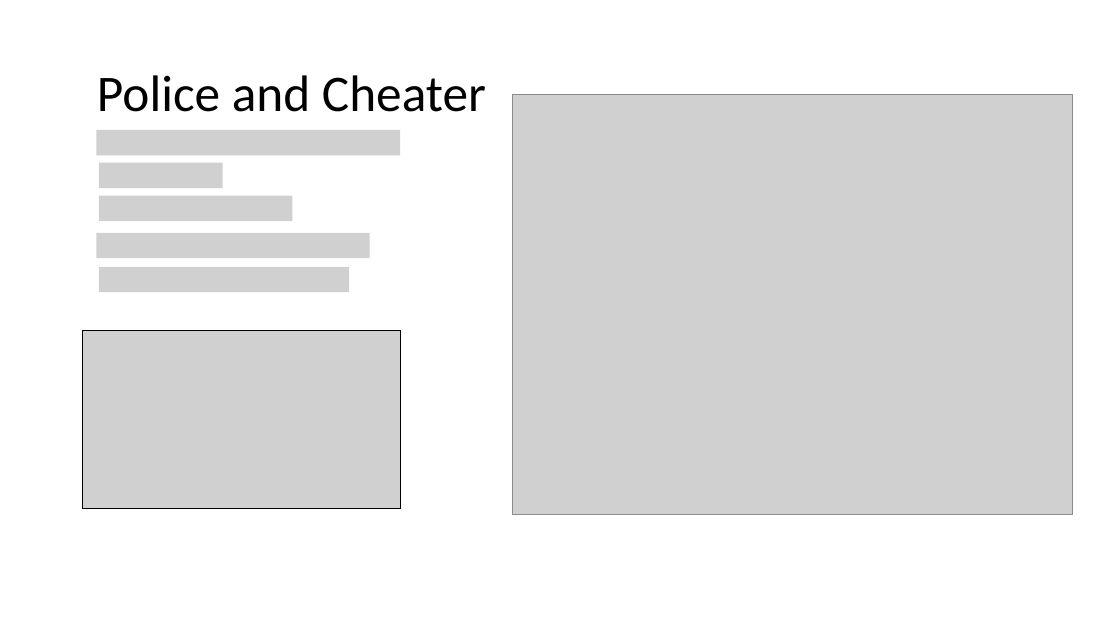
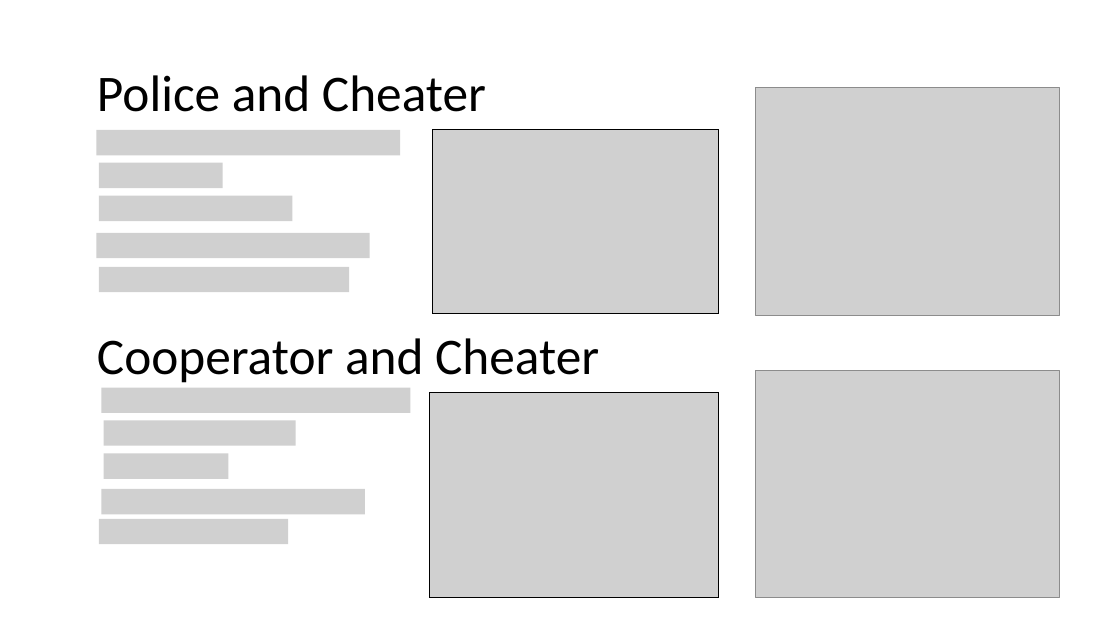
Before and after one commit to lynnbry/bacpo_git, a slide deck: slide 5 of Products/AW_fin.pptx (slide 6 before the commit). Drawn at 1120x630 pixels with LibreOffice and Linux fonts; fonts in the diff are those of the drawing; grey boxes stand for pictures. Boxes give left, top, right and bottom in pixels: in the first picture for what was removed or moved away, otherwise in the second. Text is boxed around its words. In the diff, an @@ line names an element or a change of style, - is before the commit and + after.

```diff
--- a/Products/AW_fin.pptx
+++ b/Products/AW_fin.pptx
@@ picture resized from (x1=513, y1=94, x2=1074, y2=514) to (x1=756, y1=87, x2=1060, y2=315) @@
@@ picture added at (x1=433, y1=130, x2=718, y2=314) @@
@@ picture removed at (x1=82, y1=330, x2=400, y2=508) @@
@@ text added at (x1=97, y1=338, x2=599, y2=383), 44 pt, text #000000 @@
+Cooperator and Cheater
@@ picture added at (x1=102, y1=387, x2=411, y2=413) @@
@@ picture added at (x1=756, y1=371, x2=1060, y2=598) @@
@@ picture added at (x1=430, y1=393, x2=719, y2=598) @@
@@ picture added at (x1=103, y1=420, x2=296, y2=445) @@
@@ picture added at (x1=103, y1=454, x2=228, y2=479) @@
@@ picture added at (x1=102, y1=489, x2=365, y2=514) @@
@@ picture added at (x1=99, y1=519, x2=289, y2=544) @@
```
Also in this commit, not shown: 2 other slides changed, 2 slides removed.
